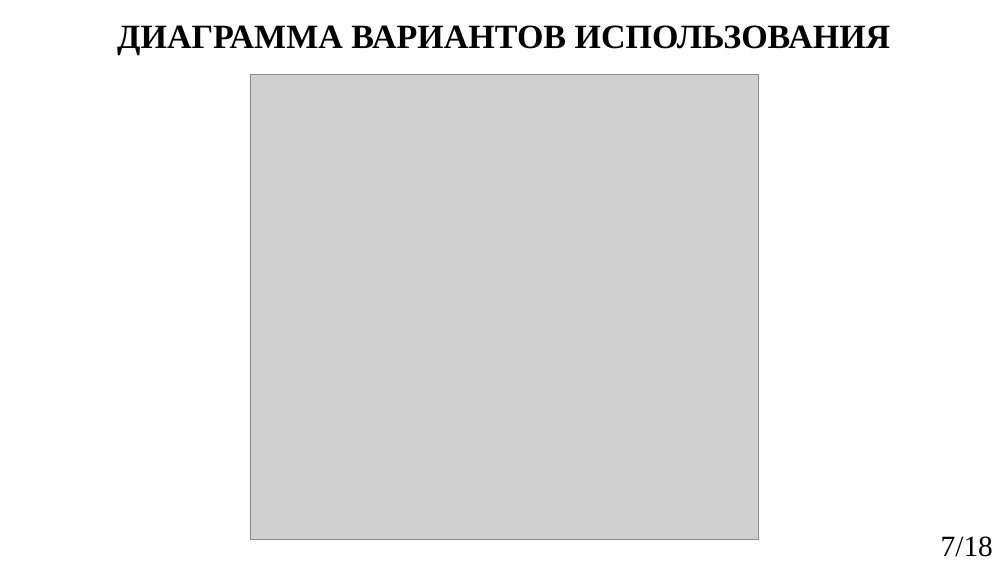
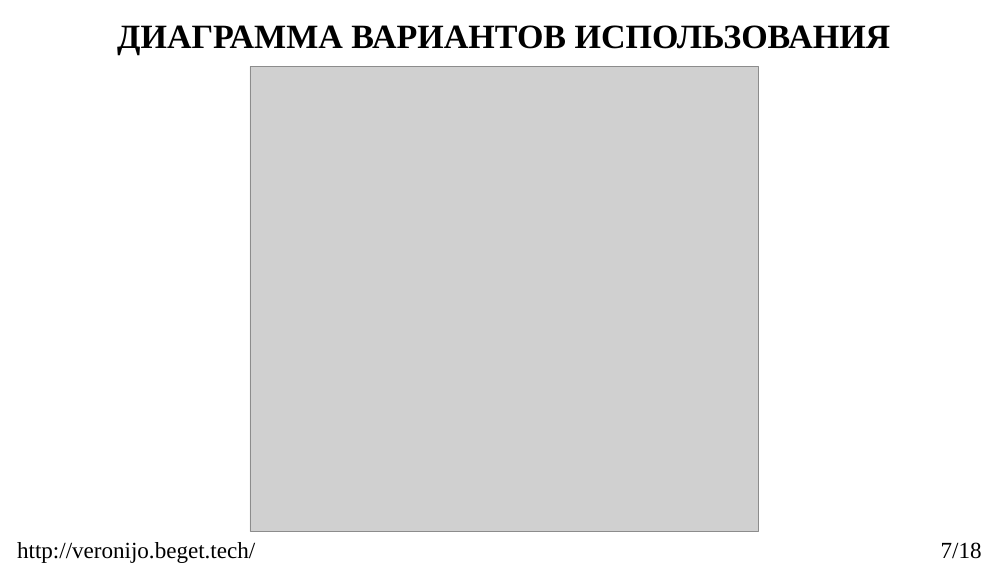
Before and after one commit to wbogatyrewa/EVoting, a slide deck: slide 7 of reports/2023_403_БогатыреваВО_slides.pptx. Drawn at 1008x567 pixels with LibreOffice and Linux fonts; fonts in the diff are those of the drawing; grey boxes stand for pictures. Boxes give left, top, right and bottom in pixels: in the first picture for what was removed or moved away, otherwise in the second. Text is boxed around its words. In the diff, an @@ line names an element or a change of style, - is before the commit and + after.

```diff
--- a/reports/2023_403_БогатыреваВО_slides.pptx
+++ b/reports/2023_403_БогатыреваВО_slides.pptx
@@ picture: place and size @@
-picture at <box>250,74,758,539</box>
+picture at <box>250,67,758,532</box>
@@ text "7/18" at <box>941,542,982,559</box>: size 28 to 22 pt @@
@@ text added at <box>17,542,255,563</box>, 22 pt, text #000000 @@
+http://veronijo.beget.tech/
```
Also in this commit, not shown: 16 other slides changed, 1 other file.
